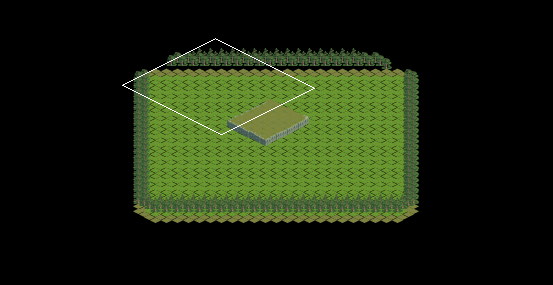
Tiled map -- isometric/data/map/isometric.tmx. The first picture is a wide view before the edit; the outline marks the close-up.
Close-up. Before:
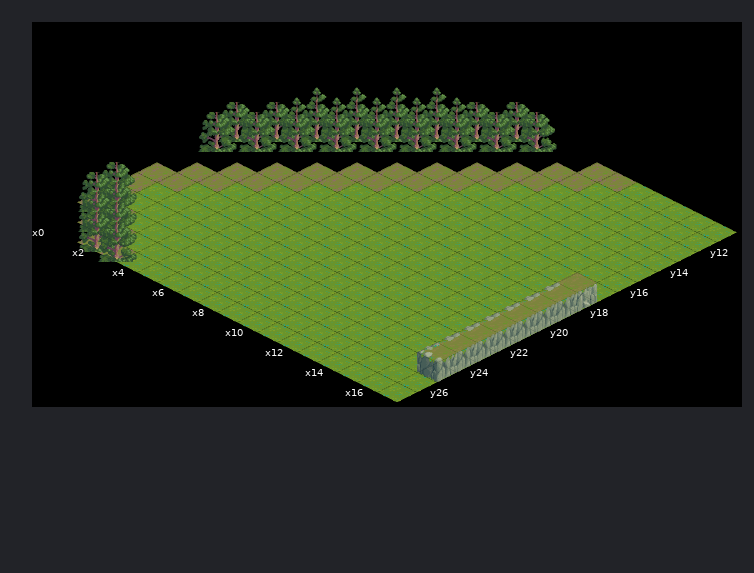
Cells are 64x32 px. Isometric: x runs down to the right, y down to the left. Shown: x 0..17, y 11..27. The commit also changed other parts of the map, which this record leaves out.
And afterwards:
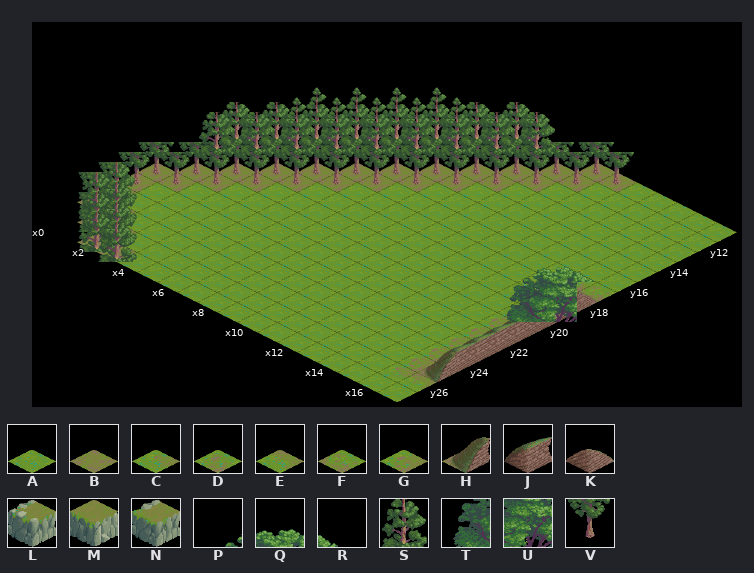
Key: from "terrain": A 1, B 2, C 15, D 16, E 21, F 22, G 23, H 33, J 36, K 38, L 74, M 75, N 77, P 137, Q 138, R 139, S 140, T 147, U 148, V 150.
_ is an empty cell, . an unchanged one.
Tiles of an added or newly shown layer are drawn over the layers below it.
Change:
--- layer "level 1"
@@ x 16..17 @@
-17 AA
-18 AA
-19 AA
-20 AA
-21 AA
-22 AA
-23 AA
-24 AA
-25 AA
-26 AA
+17 DF
+18 GB
+19 GB
+20 GB
+21 GB
+22 GB
+23 GB
+24 GB
+25 GB
+26 CE
--- layer "level 2" (now shown)
@@ x 0..12 @@
-11 ...........__
-12 ..........__.
-13 .........__..
-14 ........__...
-15 .......__....
-16 ......__.....
-17 .....__......
-18 ....__.......
-19 ...__........
-20 ..__.........
-21 .__..........
-22 __...........
-23 _............
-24 _............
-25 __...........
-26 .__..........
-27 ..__.........
+11 ...........VV
+12 ..........VV.
+13 .........VV..
+14 ........VV...
+15 .......VV....
+16 ......VV.....
+17 .....VV......
+18 ....VV.......
+19 ...VV........
+20 ..VV.........
+21 .VV..........
+22 VV...........
+23 V............
+24 V............
+25 VV...........
+26 .VV..........
+27 ..VV.........
--- layer "level 3"
@@ x 0..17 @@
-18 .................M
-19 .................N
-20 .................N
-21 .................N
-22 .................N
-23 .................N
-24 S................N
-25 SS...............L
-26 .SS...............
-27 ..SS..............
+18 .................K
+19 .................J
+20 .................J
+21 .................J
+22 .................J
+23 .................J
+24 _................J
+25 __...............H
+26 .__...............
+27 ..__..............
--- layer "level 4" (added)
@@ x 14..17 @@
-16 .._.
-17 ._..
-18 _...
-19 ..._
-20 .._.
+16 ..R.
+17 .Q..
+18 P...
+19 ...U
+20 ..T.
@@ x 0..3 @@
-24 _...
-25 __..
-26 .__.
-27 ..__
+24 S...
+25 SS..
+26 .SS.
+27 ..SS
